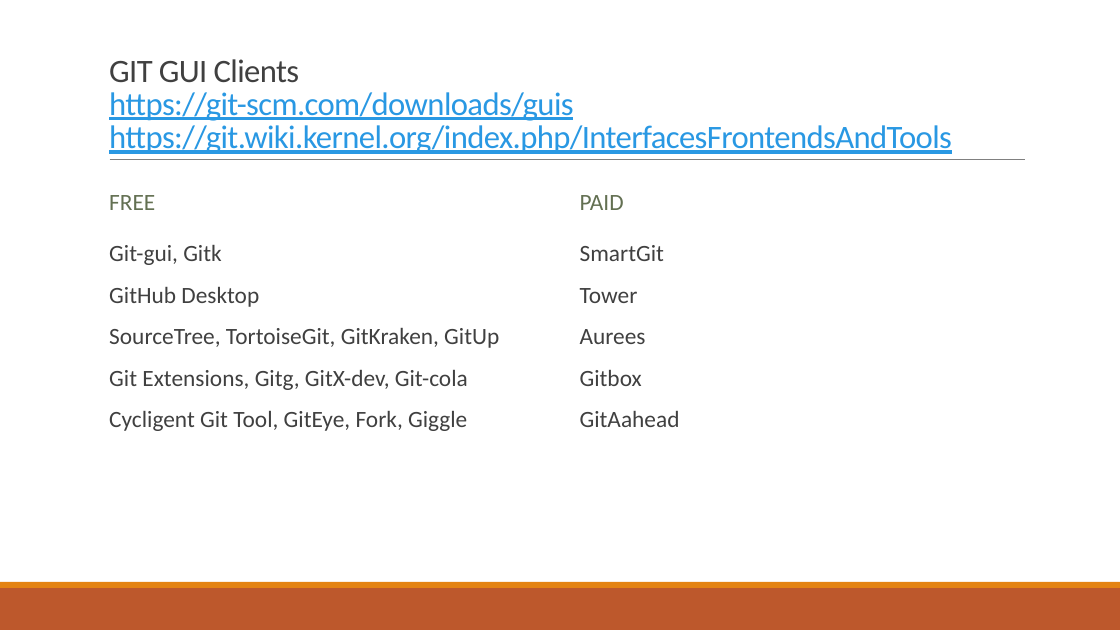
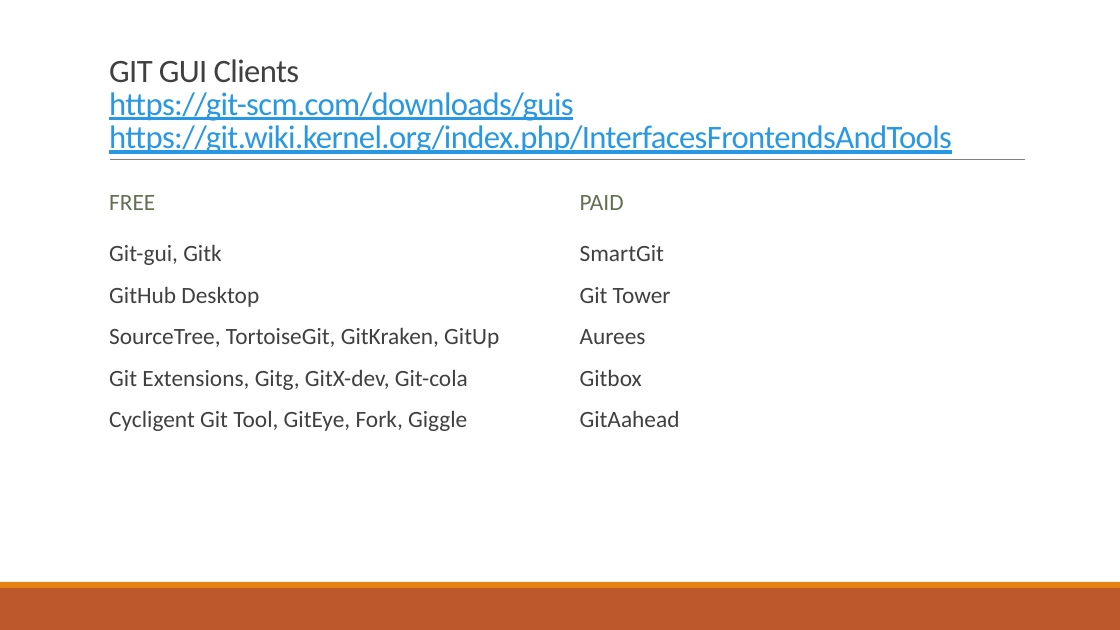
Before and after one commit to ekson73/Docs, a slide deck: slide 61 of Projeto VEK - GIT 4 VEK.pptx (slide 42 before the commit). Drawn at 1120x630 pixels with LibreOffice and Linux fonts; fonts in the diff are those of the drawing. Boxes give left, top, right and bottom in pixels: in the first picture for what was removed or moved away, otherwise in the second. Text is boxed around its words. In the diff, an @@ line names an element or a change of style, - is before the commit and + after.

```diff
--- a/Projeto VEK - GIT 4 VEK.pptx
+++ b/Projeto VEK - GIT 4 VEK.pptx
@@ text at (580, 287, 671, 303): text changed @@
-  Tower
+  Git Tower
```
Also in this commit, not shown: 2 other slides changed, 19 slides added, 2 other files.
